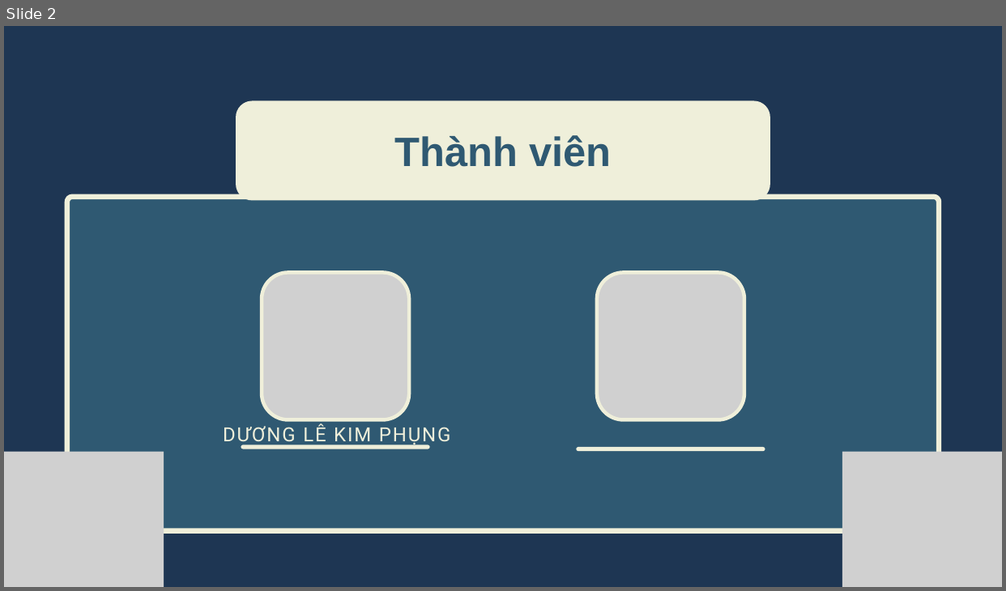
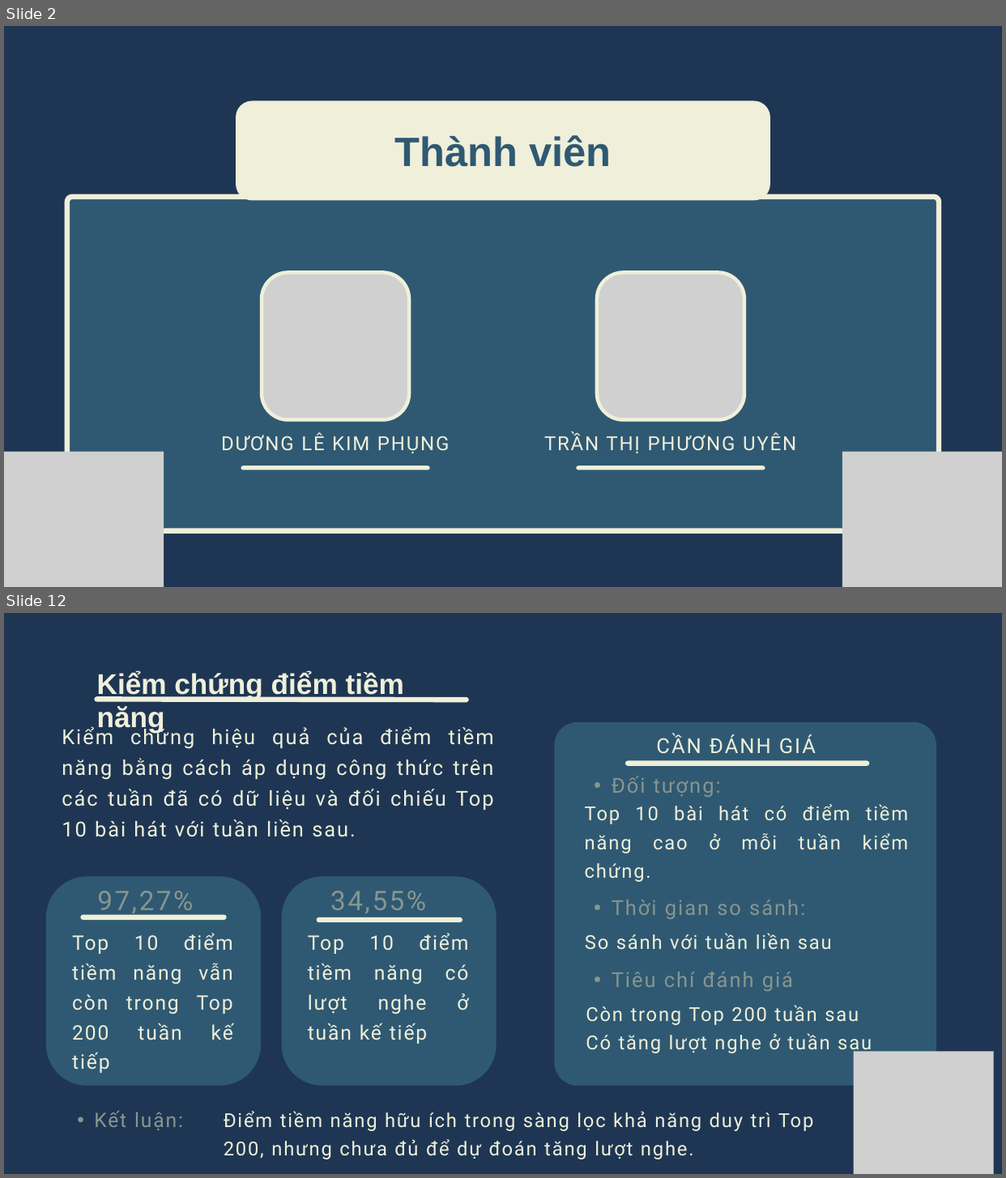
Before and after one commit to kimphungduongle9-debug/spotify-vn-trend-analysis, a slide deck: slides/Slide_Phan_tich_Spotify.pptx. Shown one above the other, each under a label of ours: slide 2 before the commit, slides 2 and 12 after it; the slides between them are not shown. The pictures are 1006x591 and 1006x1178 pixels, drawn with LibreOffice and Linux fonts; fonts in the diff are those of the drawing; grey boxes stand for pictures. Boxes give left, top, right and bottom in pixels: in the first picture for what was removed or moved away, otherwise in the second. Text is boxed around its words. In the diff, an @@ line names an element or a change of style, - is before the commit and + after.

```diff
--- a/slides/Slide_Phan_tich_Spotify.pptx
+++ b/slides/Slide_Phan_tich_Spotify.pptx
@@ slide 12 added at [4, 613, 1002, 1174], background #1E3653 @@
@@ text added at [97, 671, 404, 732], 41.2 pt, text #EFEFDA, bold @@
+Kiểm chứng điểm tiềm năng
@@ line added from (97, 700) to (466, 700), #EFEFDA 7.5 pt @@
@@ freeform shape added at [606, 709, 897, 752], fill #1E3653 @@
@@ text added at [62, 726, 494, 837], 29.9 pt, text #EFEFDA @@
+Kiểm chứng hiệu quả của điểm tiềm năng bằng cách áp dụng công thức trên các tuần đã có dữ liệu và đối chiếu Top 10 bài hát với tuần liền sau.
@@ freeform shape added at [554, 722, 936, 1086], fill #2F5972 @@
@@ text added at [656, 735, 816, 754], 29.8 pt, text #EFEFDA @@
+CẦN ĐÁNH GIÁ
@@ text added at [612, 776, 721, 797], 29.9 pt, text #88958F @@
+  • Đối tượng:
@@ line added from (628, 763) to (867, 763), #EFEFDA 7.5 pt @@
@@ text added at [585, 804, 909, 882], 27.9 pt, text #EFEFDA @@
+Top 10 bài hát có điểm tiềm năng cao ở mỗi tuần kiểm chứng.
@@ freeform shape added at [46, 876, 261, 1085], fill #2F5972 @@
@@ freeform shape added at [281, 876, 496, 1085], fill #2F5972 @@
@@ text added at [97, 891, 193, 918], 38.8 pt, text #88958F @@
+97,27%
@@ text added at [330, 891, 426, 914], 38.8 pt, text #88958F @@
+34,55%
@@ text added at [612, 900, 805, 919], 29.9 pt, text #88958F @@
+  • Thời gian so sánh:
@@ line added from (83, 918) to (224, 918), #EFEFDA 7.5 pt @@
@@ line added from (319, 920) to (460, 920), #EFEFDA 7.5 pt @@
@@ text added at [72, 933, 233, 1073], 28.9 pt, text #EFEFDA @@
+Top 10 điểm tiềm năng vẫn còn trong Top 200 tuần kế tiếp
@@ text added at [308, 933, 469, 1044], 28.9 pt, text #EFEFDA @@
+Top 10 điểm tiềm năng có lượt nghe ở tuần kế tiếp
@@ text added at [585, 933, 832, 949], 27.9 pt, text #EFEFDA @@
+So sánh với tuần liền sau
@@ text added at [612, 972, 793, 991], 29.9 pt, text #88958F @@
+  • Tiêu chí đánh giá
@@ text added at [586, 1005, 872, 1054], 27.9 pt, text #EFEFDA @@
+Còn trong Top 200 tuần sau
+Có tăng lượt nghe ở tuần sau
@@ picture added at [853, 1051, 994, 1174] @@
@@ text added at [94, 1111, 183, 1131], 28.9 pt, text #88958F @@
+  • Kết luận:
@@ text added at [224, 1111, 814, 1160], 27.9 pt, text #EFEFDA @@
+Điểm tiềm năng hữu ích trong sàng lọc khả năng duy trì Top 200, nhưng chưa đủ để dự đoán tăng lượt nghe.
@@ slide 2 changed as well @@
@@ text "DƯƠNG LÊ KIM PHỤNG": place and size @@
-text "DƯƠNG LÊ KIM PHỤNG" at [223, 424, 451, 446]
+text "DƯƠNG LÊ KIM PHỤNG" at [221, 433, 450, 454]
@@ text added at [544, 433, 796, 454], 28.1 pt, text #EFEFDA @@
+TRẦN THỊ PHƯƠNG UYÊN
@@ line moved from (243, 447) - (428, 447) to (243, 468) - (428, 468) @@
@@ line moved from (578, 449) - (763, 449) to (578, 468) - (763, 468) @@
```
Also in this commit, not shown: 1 other slide changed, 16 other slides added, 9 slides removed, 1 other file.
